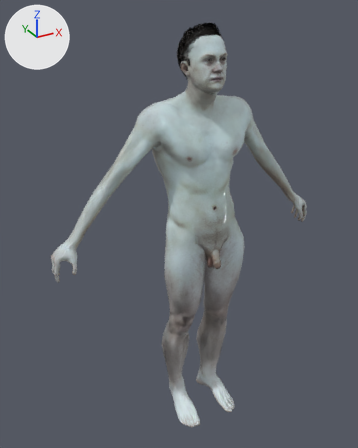
One commit to the glTF model godot/assets/player/player.gltf: the scene before it, then after it.
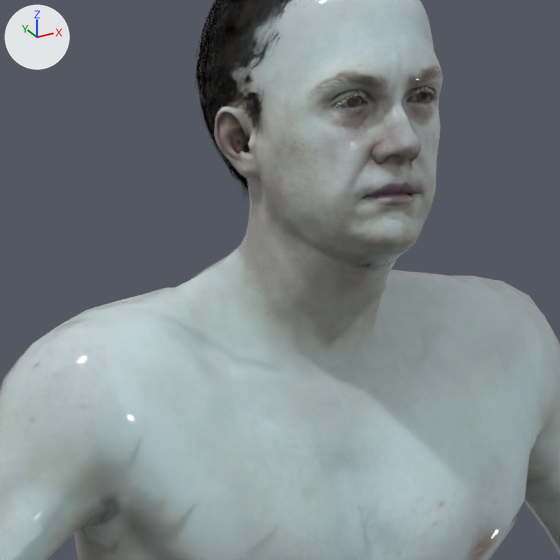
Old and new are each drawn whole from a camera (50 mm lens) standing at (-0.802, -1.313, 1.434) and looking at (-0.054, 0.048, 0.753) and again close up on the part from 38% to 70% of the width and 9% to 34% of the height. Every picture has the same lights, and +X, +Y and +Z are marked at upper left. The first two pictures are the older version.

The first close-up shows 'Head.Male.Light01_LOD0.smd', 'Torso.00_LOD0.smd', 'Torso.01_LOD0.smd', 'hairs/male_hairstyle_01_LOD0.smd' and 1 more.
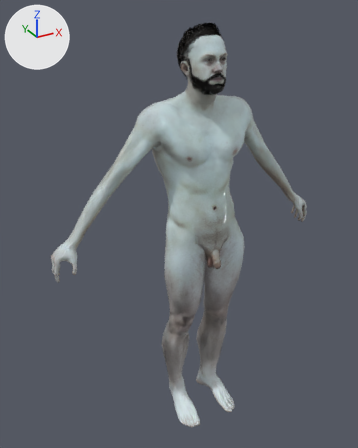
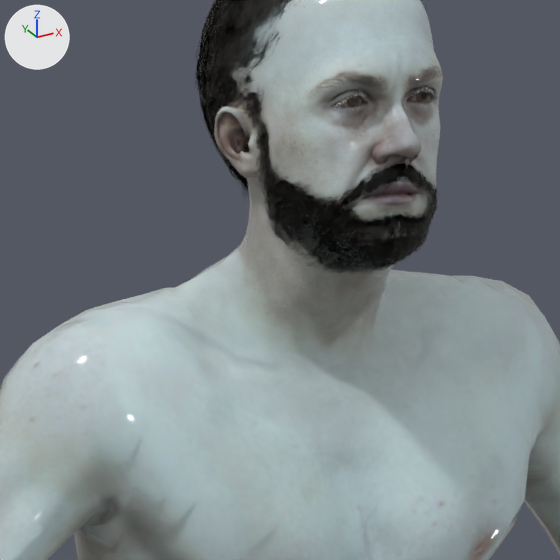
Pixel boxes [x1, y1, x2, y2] of what changed, in the close-ups (560 x 560 px):
```json
{"object": "hairs/male_facial_hair_style_1_LOD0_light01.smd", "change": "added", "after": [254, 129, 438, 275]}
```

The change, as JSON lines over the scene's bpy script:
```json
{"op": "add", "block": "me_grust_vanguard_rust_model_mdl_beard_hairs_male_facial_hair_style_1_lod0_light01_smd_mesh", "code": ["me_grust_vanguard_rust_model_mdl_beard_hairs_male_facial_hair_style_1_lod0_light01_smd_mesh = bpy.data.meshes.new('grust/vanguard/rust_model.mdl_beard_hairs/male_facial_hair_style_1_LOD0_light01.smd_MESH')", "me_grust_vanguard_rust_model_mdl_beard_hairs_male_facial_hair_style_1_lod0_light01_smd_mesh.from_pydata(...)  # 3600 vertices, 1902 faces; spans x -0.0606..0.0581, y -0.0947..-0.0101, z 1.1902..1.2852", "me_grust_vanguard_rust_model_mdl_beard_hairs_male_facial_hair_style_1_lod0_light01_smd_mesh.materials.append(mat_hair_strands)  # picture img_player_hair_strands"]}
{"op": "add", "block": "ob_hairs_male_facial_hair_style_1_lod0_light01_smd", "code": ["ob_hairs_male_facial_hair_style_1_lod0_light01_smd = bpy.data.objects.new('hairs/male_facial_hair_style_1_LOD0_light01.smd', me_grust_vanguard_rust_model_mdl_beard_hairs_male_facial_hair_style_1_lod0_light01_smd_mesh)", "ob_hairs_male_facial_hair_style_1_lod0_light01_smd.location = (0.0, 0.0, 0.0)"]}
```
